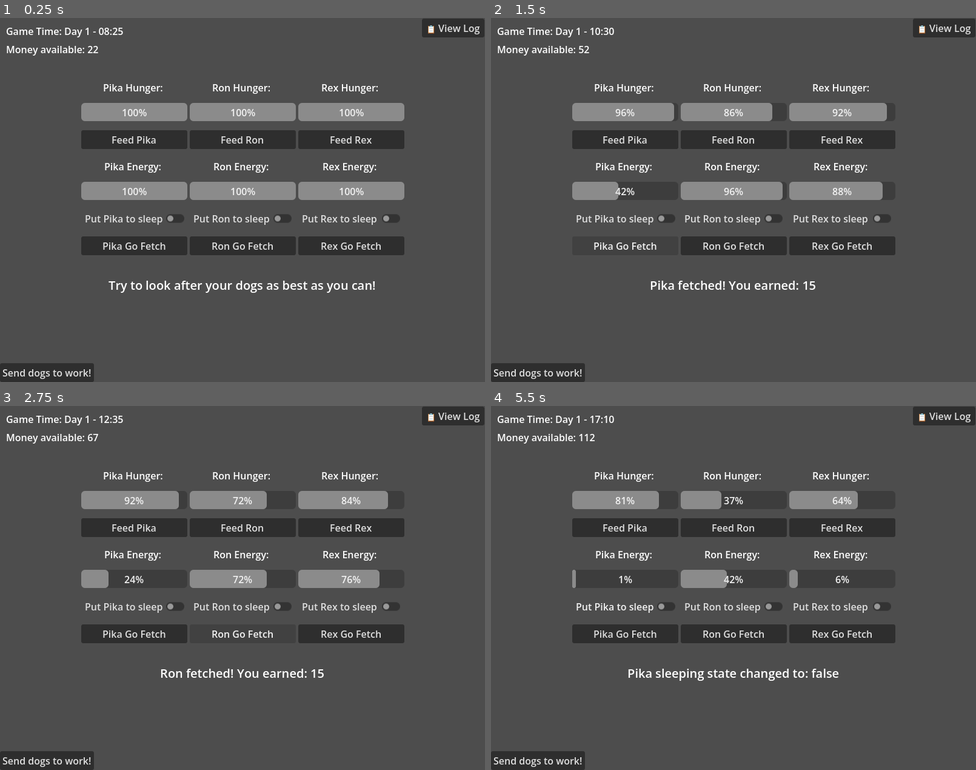
Above: before the commit, frames 1-4 (two rows, left to right).
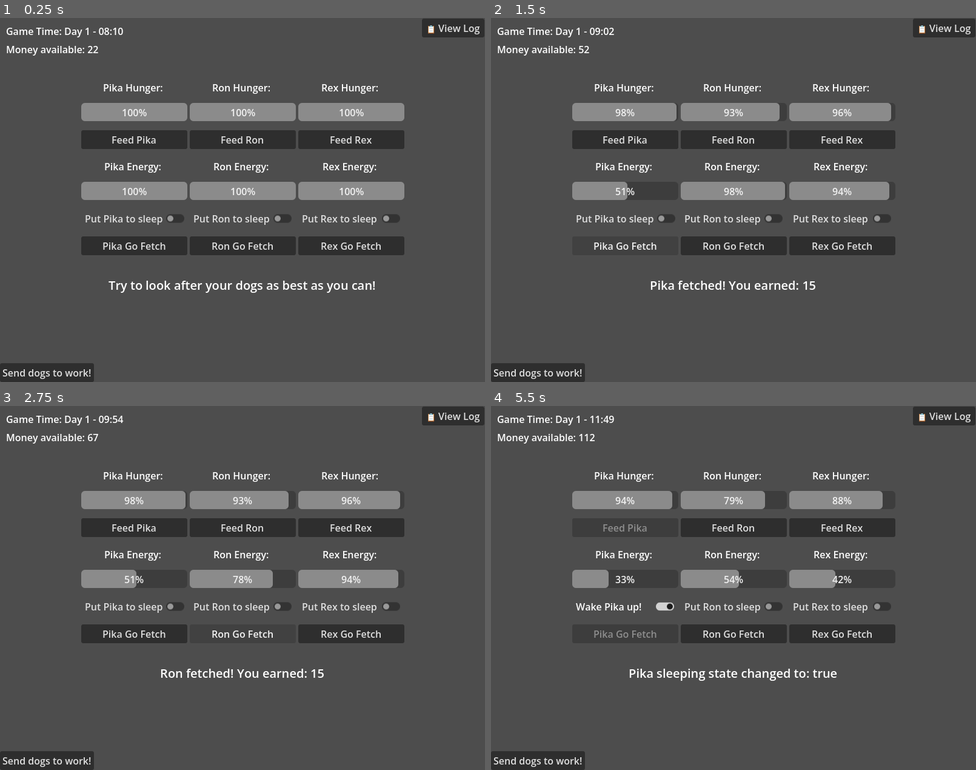
Above: after the commit, the same moments.

Repository: lukaMis/kennel-simulator
Game: Godot game, scene res://scenes/main.tscn
Same seed, same stepped clock (60 frames per second), same inputs: the game is played once before the commit and once after it.
Inputs (mouse positions are in pixels of both pictures, inside the frame that each line leads up to):
- Up to frame 1 (0.25 s): no input
- Up to frame 2 (1.5 s): click "Pika Go Fetch" at 0.5 s; click "Pika Go Fetch" at 1.25 s
- Up to frame 3 (2.75 s): click "Ron Go Fetch" at 2 s
- Up to frame 4 (5.5 s): click "Ron Go Fetch" at 2.75 s; click "Rex Go Fetch" at 3.5 s; click "Rex Go Fetch" at 4.25 s; click (626, 606) at 5 s, where only the run before the commit has a clickable "Wake Pika up!"

The runs differ from the first frame. In frame 1, less than 0.1% of the frame differs, in the area x 23-26%, y 2-5%; in frame 2, 0.5%; in frame 3, 1.1%; in frame 4, 2.9%, in the area x 16-81%, y 2-76%.

Commit message:
game time slowed

Diff:
--- a/scenes/time_engine_scene.tscn
+++ b/scenes/time_engine_scene.tscn
@@ -4,4 +4,4 @@
 
 [node name="TimeEngineScene" type="Node" unique_id=1530070152]
 script = ExtResource("1_okkis")
-time_multiplier = 6000.0
+time_multiplier = 2500.0
